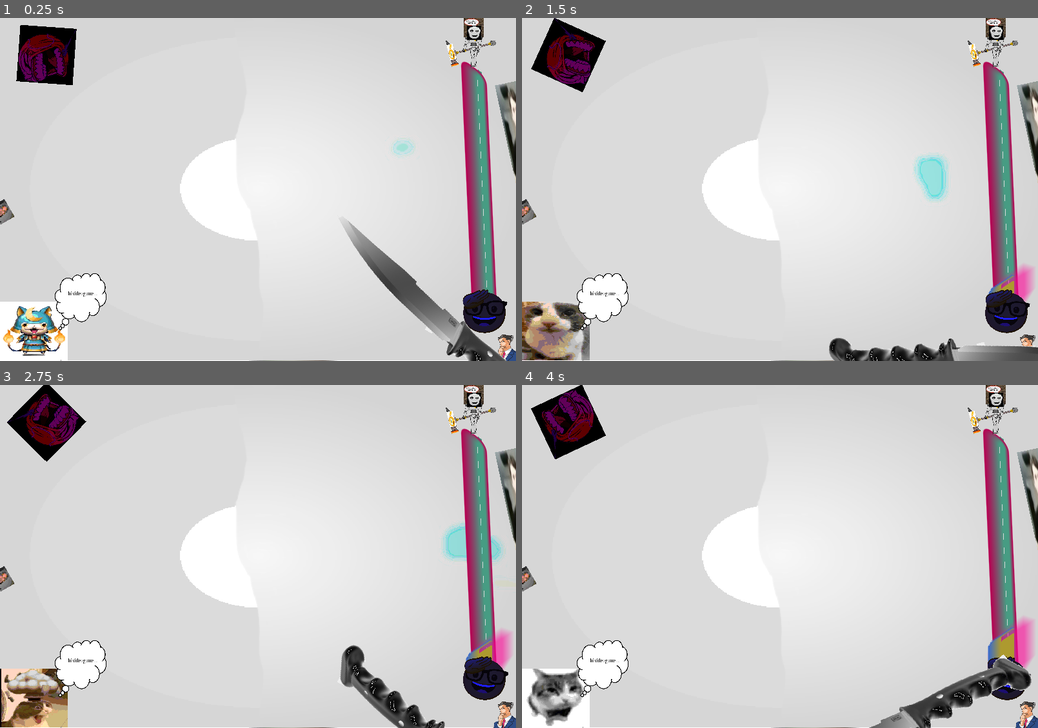
Above: before the commit, frames 1-4 (two rows, left to right).
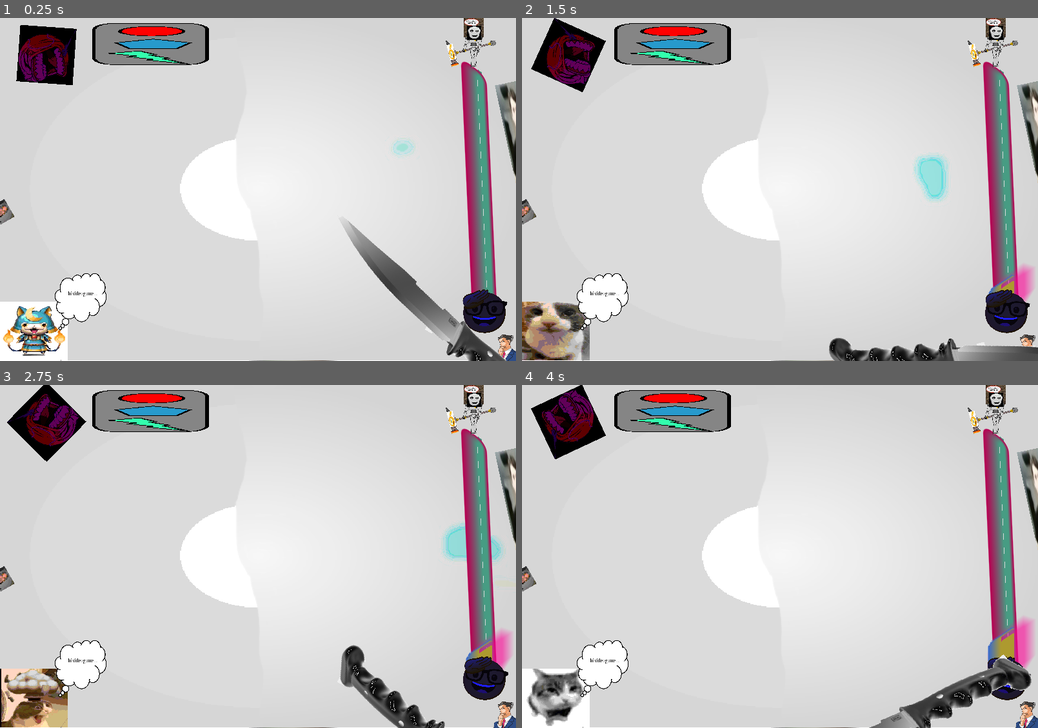
Above: after the commit, the same moments.

Repository: pYMxlobo/PROJECT-SL0P-ZER0-BOUNDLE55
Game: Godot game, scene res://scenes/testing.tscn
The game is run twice, just before and just after one commit, with the same random seed, the same clock (stepped at 60 frames per second) and the same inputs. The engine's default icon, where the game draws it, is replaced by a stand-in: a white triangle on a blue panel in a dark square.
Inputs (mouse positions are in pixels of both pictures, inside the frame that each line leads up to):
- Up to frame 1 (0.25 s): no input
- Up to frame 2 (1.5 s): move the mouse to (893, 172) at 0.52 s; hold D (right) 0.53-1.28 s; hold Right mouse button (attack) 0.53-1.28 s; click (893, 172) at 0.67 s; move the mouse to (754, 189) at 1.27 s; hold W (up) from 1.28 s (still down); tap F (light) at 1.35 s
- Up to frame 3 (2.75 s): keep holding W (up); move the mouse to (268, 549) at 2.02 s; tap Space (space) at 2.1 s
- Up to frame 4 (4 s): keep holding W (up); move the mouse to (774, 563) at 2.77 s; tap Tab (tab) at 2.85 s; move the mouse to (816, 559) at 3.52 s; hold Right mouse button (attack) from 3.53 s (still down)

The runs differ from the first frame. In frame 1, 2.7% of the frame differs, in the area x 17-41%, y 1-14%; in frame 2, 2.7%; in frame 3, 2.7%; in frame 4, 2.7%.

Commit message:
jump bar

Diff:
--- a/scenes/Freak.tscn
+++ b/scenes/Freak.tscn
@@ -35,6 +35,9 @@
 [ext_resource type="Texture2D" uid="uid://dpwlq5x4aspiu" path="res://faces/GCs69tmaYAAxLaJ.jpg" id="18_6fh55"]
 [ext_resource type="Texture2D" uid="uid://bnsaqjphg3q1f" path="res://images/coolgradient.png" id="18_mn4ws"]
 [ext_resource type="Texture2D" uid="uid://1yj3ecvmxs1c" path="res://faces/sigmashogunyan.jpg" id="19_va2ol"]
+[ext_resource type="Texture2D" uid="uid://begha8g50bmpe" path="res://sprites/jumpunder.png" id="36_ef6ws"]
+[ext_resource type="Texture2D" uid="uid://c2ywbp7tpcmwe" path="res://sprites/jumpover.png" id="37_4qdlo"]
+[ext_resource type="Texture2D" uid="uid://dwnbb6jbluj51" path="res://sprites/jumpfill.png" id="38_cmc01"]
 
 [sub_resource type="CapsuleMesh" id="CapsuleMesh_cd5gn"]
 
@@ -518,6 +521,7 @@
 
 [node name="Camera3D" type="Camera3D" parent="Neck"]
 attributes = SubResource("CameraAttributesPractical_lh7tv")
+current = true
 fov = 90.0
 
 [node name="MeshInstance3D2" type="MeshInstance3D" parent="Neck/Camera3D"]
@@ -663,4 +667,17 @@
 texture = ExtResource("12_42d7s")
 script = ExtResource("7_7kal5")
 
+[node name="jumpbar" type="TextureProgressBar" parent="overlay"]
+offset_left = 108.0
+offset_top = 6.0
+offset_right = 269.0
+offset_bottom = 59.0
+max_value = 3.0
+value = 3.0
+fill_mode = 3
+nine_patch_stretch = true
+texture_under = ExtResource("36_ef6ws")
+texture_over = ExtResource("37_4qdlo")
+texture_progress = ExtResource("38_cmc01")
+
 [connection signal="body_entered" from="Neck/attackbox" to="." method="_on_attackbox_body_entered"]
--- a/scripts/Freaky.gd
+++ b/scripts/Freaky.gd
@@ -16,6 +16,7 @@
 @onready var hammer := $overlay/Path2D/PathFollow2D/knife
 @onready var hambox := $Neck/attackbox/CollisionShape3D
 @onready var face := $overlay/hi/car
+@onready var jumpbar := $overlay/jumpbar
 @export var max_hp : int = 10
 var hp : int = 1
 
@@ -49,6 +50,7 @@
 		hammer.position = Vector2.ZERO
 		hambox.disabled = true
 func _process(delta):
+	jumpbar.value = dj
 	if Input.get_vector("left", "right", "up", "down") == Vector2.ZERO:
 		momentum = move_toward(momentum, 0, delta)
 	speedmeter.value = momentum
Not shown: 1 places in scenes/Freak.tscn that only renumber resources
Binary file added: sprites/jumpfill.png
Not shown, added: sprites/jumpfill.png.import
Binary file added: sprites/jumpover.png
Not shown, added: sprites/jumpover.png.import
Binary file added: sprites/jumpunder.png
Not shown, added: sprites/jumpunder.png.import
